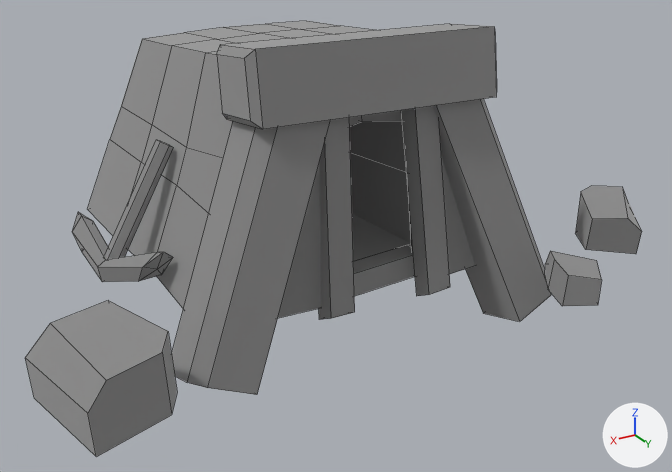
Two versions of the FBX model Assets/Models/stonecutter.fbx, one commit apart.
The view is the same before and after, from a 50 mm camera at (5.93, 10.68, 5.34) aimed at (-0.25, 0.37, 0.18). Lighting does not change. The marker at lower right points along +X, +Y and +Z. Mesh edges are drawn as thin lines. Where no turn or scale is listed for an object, it has been applied to the vertices.

The scene before the commit, as lines of its bpy script (objects in view):
```python
me_merged_pm3d_cylinder3d_29 = bpy.data.meshes.new('Merged_PM3D_Cylinder3D_29')
me_merged_pm3d_cylinder3d_29.from_pydata(...)  # 230 vertices, 183 faces; spans x -4.53..4.36, y -3.6..3.21, z -1.0..3.22
# faces by material slot: [100, 57, 26]
me_merged_pm3d_cylinder3d_29.materials.append(mat_merged_pm3d_cylinder3d_29)  # grey #bcbcbc
me_merged_pm3d_cylinder3d_29.materials.append(mat_umesh_merged_pm3d_cylinder3d_30)  # grey #bcbcbc
me_merged_pm3d_cylinder3d_29.materials.append(mat_umesh_merged_pm3d_cylinder3d_33)  # grey #bcbcbc
ob_stonecutter = bpy.data.objects.new('stonecutter', me_merged_pm3d_cylinder3d_29)
ob_stonecutter.location = (0.0, 0.0, 0.0)
```
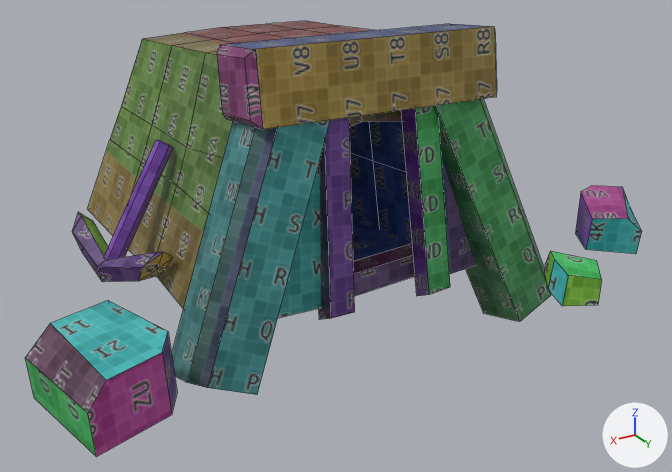
Where the newer file only moved an object's origin or applied its transform, the numbers keep the older frame.

Where the change shows, as pixel boxes (x1, y1, x2, y2) in the pictures (672 x 472 px; the box of a moved part takes in the faces that stretch with it):
part 1 of me_merged_pm3d_cylinder3d_29, moved or reshaped
    before: (350, 121, 413, 251)
    after: (350, 121, 412, 247)
part 2 of me_merged_pm3d_cylinder3d_29, recoloured
    both: (25, 24, 642, 457)
part 3 of me_merged_pm3d_cylinder3d_29, recoloured
    both: (88, 21, 402, 309)
part 4 of me_merged_pm3d_cylinder3d_29, recoloured (grey to purple)
    both: (72, 212, 173, 282)

The change, as a list of edits to the scene's bpy script:
```text
Add img_maintexture_png:
    img_maintexture_png = load_image('MainTexture.png', 'MainTexture.png', 4096, 4096, 'sRGB')
Add mat_mainmaterial:
    mat_mainmaterial = principled_material('MainMaterial')
    mat_mainmaterial.texture = img_maintexture_png
Change me_merged_pm3d_cylinder3d_29:
    used by ob_stonecutter; location = (0.0, 0.0, 0.0)
    remove me_merged_pm3d_cylinder3d_29.from_pydata(...)  # 230 vertices, 183 faces; spans x -4.53..4.36, y -3.6..3.21, z -1.0..3.22
    add me_merged_pm3d_cylinder3d_29.from_pydata(...)  # 236 vertices, 185 faces; spans x -4.53..4.36, y -3.6..3.21, z -1.0..3.22
    me_merged_pm3d_cylinder3d_29 part 1
    8 vertices are removed from x -2.2..1.94, y 1.18..1.38, z -0.16..2.71
    16 faces are deleted
    14 vertices are added at x -1.03..0.93, y -0.79..0.37, z -0.33..2.01
    18 new faces join them
    me_merged_pm3d_cylinder3d_29 part 2: 90 faces spanning x -4.53..4.36, y -2.38..3.21, z -1.0..3.22 switch from mat_merged_pm3d_cylinder3d_29 (grey #bcbcbc) to mat_mainmaterial (picture img_maintexture_png)
    me_merged_pm3d_cylinder3d_29 part 3: 51 faces spanning x -2.57..2.29, y -3.6..1.46, z -0.4..2.95 switch from mat_umesh_merged_pm3d_cylinder3d_30 (grey #bcbcbc) to mat_mainmaterial (picture img_maintexture_png)
    me_merged_pm3d_cylinder3d_29 part 4: 26 faces spanning x 2.18..3.04, y -1.26..0.5, z -0.01..0.65 switch from mat_umesh_merged_pm3d_cylinder3d_33 (grey #bcbcbc) to mat_mainmaterial (picture img_maintexture_png)
```
